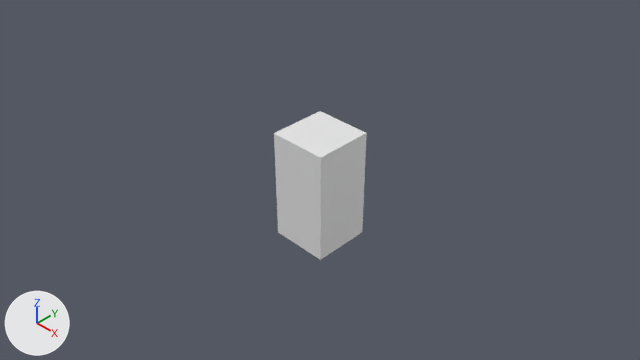
The Blender file Models/Sofa.blend as it was, and as the next commit left it.
Both versions are drawn from the file's camera 'Camera'. Lighting does not change. The marker at lower left points along +X, +Y and +Z.
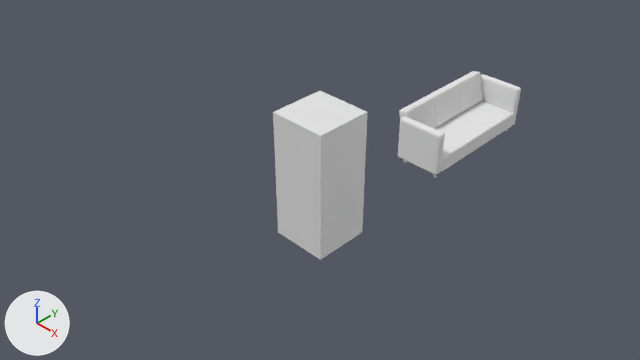
The newer file is also rescaled (x0.84), turned or shifted as a whole; pictures and numbers use the older file's frame.

Pixel boxes (x1, y1, x2, y2) of what changed, in the pictures (640 x 360 px):
'Cube', moved, rescaled (13% taller): before (274, 111, 367, 260); after (273, 91, 368, 260)
'Cube.001', added: after (398, 71, 521, 178)

Diff of the bpy script that builds the scene:
```diff
--- a/Models/Sofa.blend.py
+++ b/Models/Sofa.blend.py
@@ mat_m_sofa_base @@
+mat_m_sofa_base = diffuse_material('M_sofa_base')
+mat_m_sofa_base.base_color = (0.8, 0.8, 0.8)  # white #e7e7e7
@@ me_cube @@
+me_cube.from_pydata(...)  # 364 vertices, 340 faces; spans x -0.52..0.4, y -1.14..1.14, z 0.0..0.91
+me_cube.materials.append(mat_m_sofa_base)  # white #e7e7e7
@@ ob_cube @@
 ob_cube = bpy.data.objects.new('Cube', me_cube_001)
-ob_cube.location = (0.0, 0.0, 1.0)
+ob_cube.location = (0.0, 0.0, 1.19)
+ob_cube.scale = (1.0, 1.0, 1.19)
@@ ob_cube_001 @@
+ob_cube_001 = bpy.data.objects.new('Cube.001', me_cube)
+ob_cube_001.location = (0.0, 3.92, 0.0)
+ob_cube_001.scale = (1.19, 1.19, 1.19)
```
